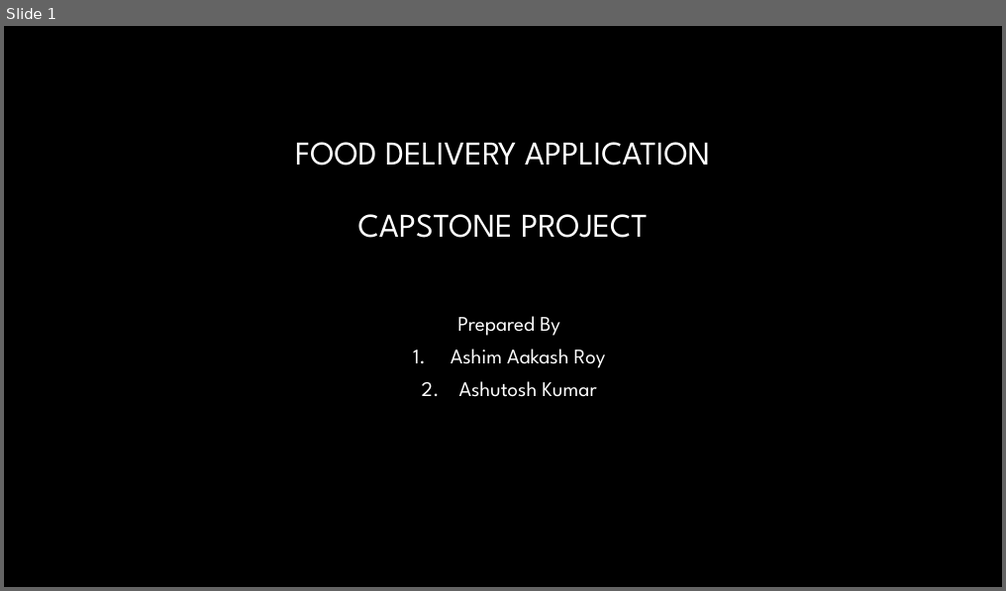
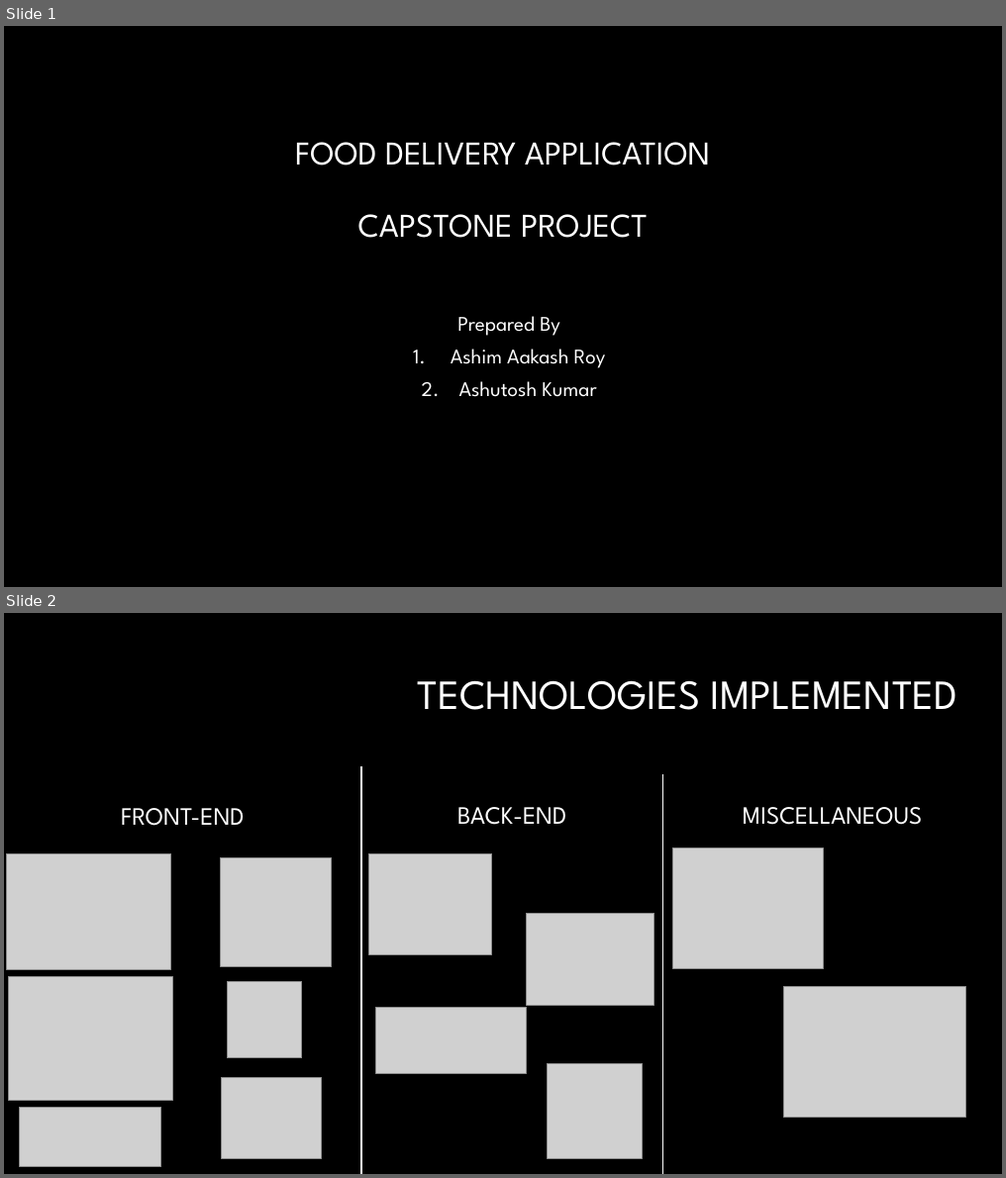
Before and after one commit to ashimaakash03/food-delivery-app, a slide deck: FOOD DELIVERY APPLICATION.pptx. Shown one above the other, each under a label of ours: slide 1 before the commit, slides 1 and 2 after it. The pictures are 1006x591 and 1006x1178 pixels, drawn with LibreOffice and Linux fonts; fonts in the diff are those of the drawing; grey boxes stand for pictures; background and template pictures are left out. Boxes give left, top, right and bottom in pixels: in the first picture for what was removed or moved away, otherwise in the second. Text is boxed around its words. In the diff, an @@ line names an element or a change of style, - is before the commit and + after.

```diff
--- a/FOOD DELIVERY APPLICATION.pptx
+++ b/FOOD DELIVERY APPLICATION.pptx
@@ slide 2 added at (4, 613, 1002, 1174), background #000000 @@
@@ title added at (417, 680, 958, 710), 40 pt, text #FFFFFF @@
+TECHNOLOGIES IMPLEMENTED
@@ line added from (361, 766) to (361, 1174), #FFFFFF 1.5 pt @@
@@ line added from (662, 1174) to (662, 774), #FFFFFF 0.75 pt @@
@@ text added at (121, 808, 245, 826), 24 pt, text #FFFFFF @@
+FRONT-END
@@ text added at (457, 807, 566, 825), 24 pt, text #FFFFFF @@
+BACK-END
@@ text added at (743, 807, 922, 825), 24 pt, text #FFFFFF @@
+MISCELLANEOUS
@@ picture added at (673, 849, 824, 969) @@
@@ picture added at (7, 854, 171, 970) @@
@@ picture added at (221, 859, 331, 967) @@
@@ picture added at (369, 854, 492, 956) @@
@@ picture added at (527, 913, 654, 1005) @@
@@ picture added at (9, 977, 172, 1100) @@
@@ picture added at (227, 981, 302, 1059) @@
@@ picture added at (783, 986, 965, 1118) @@
@@ picture added at (376, 1008, 527, 1073) @@
@@ picture added at (221, 1078, 322, 1158) @@
@@ picture added at (548, 1063, 643, 1158) @@
@@ picture added at (20, 1107, 161, 1167) @@
```
Also in this commit, not shown: 11 other slides added, 1 slide removed.
